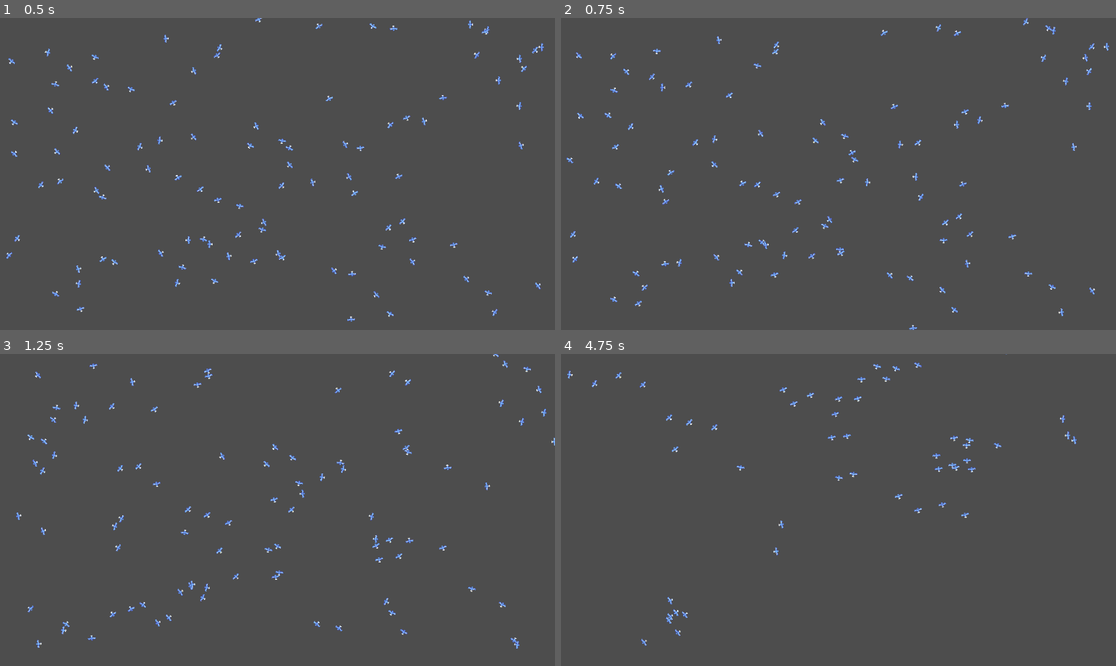
Above: before the commit, frames 1-4 (two rows, left to right).
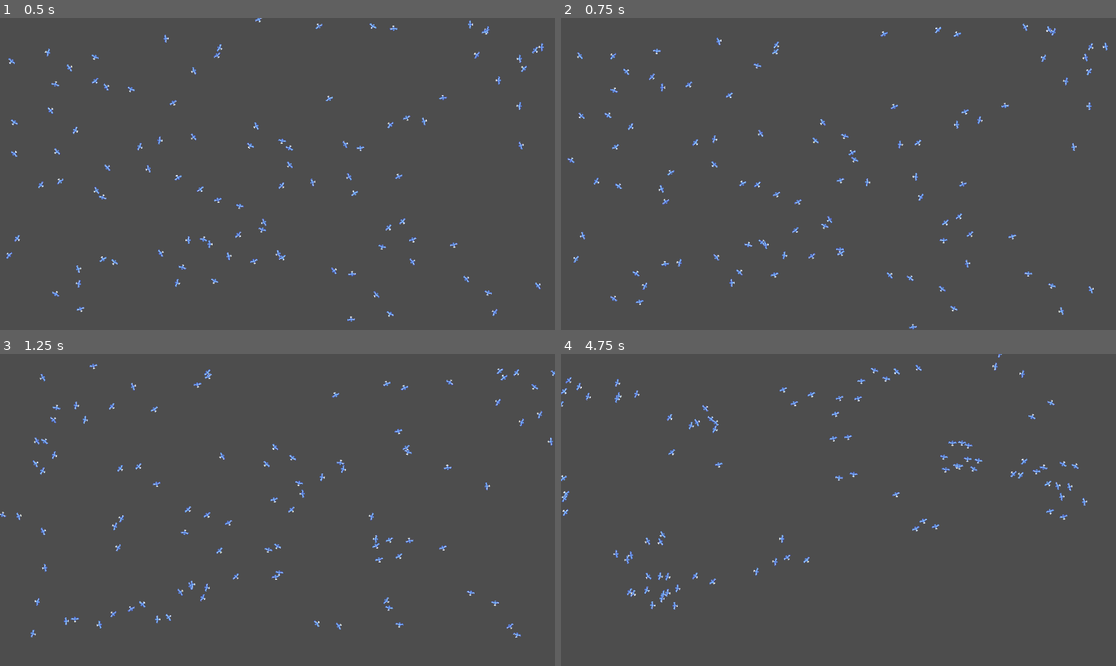
Above: after the commit, the same moments.

Repository: are-dynamic-2025-g6/boids
Game: Godot game, scene res://Scenes/main.tscn
Same seed, same stepped clock (60 frames per second), same inputs: the game is played once before the commit and once after it.
Inputs:
- Up to frame 1 (0.5 s): no input
- Up to frame 2 (0.75 s): tap Enter (ui_accept) at 0.5 s; tap Space (print) at 0.6 s
- Up to frame 3 (1.25 s): tap Enter (ui_accept) at 0.77 s
- Up to frame 4 (4.75 s): tap Space (print) every 0.75 s from 1.35 to 4.35 s; tap Enter (ui_accept) at 1.52, 3.02, 3.77, 4.52 s

Frame 1 is identical in both runs. In frame 2, 0.4% of the frame differs, in the area x 0-99%, y 0-100%; in frame 3, 0.9%; in frame 4, 1.7%, in the area x 0-95%, y 0-94%.

Commit message:
little change

Diff:
--- a/Scripts/oizo.gd
+++ b/Scripts/oizo.gd
@@ -68,7 +68,7 @@
 		#tentative reste dans écrans
 		#les valeurs correspoindent a peux pres a la taille de l'écran, mais à adapter
 		#petit probleme ils tournent tous dans le meme sens = relou
-		#stay_in_screen_turn()
+		stay_in_screen_turn()
 		#stay_in_screen_inv()
 
 
